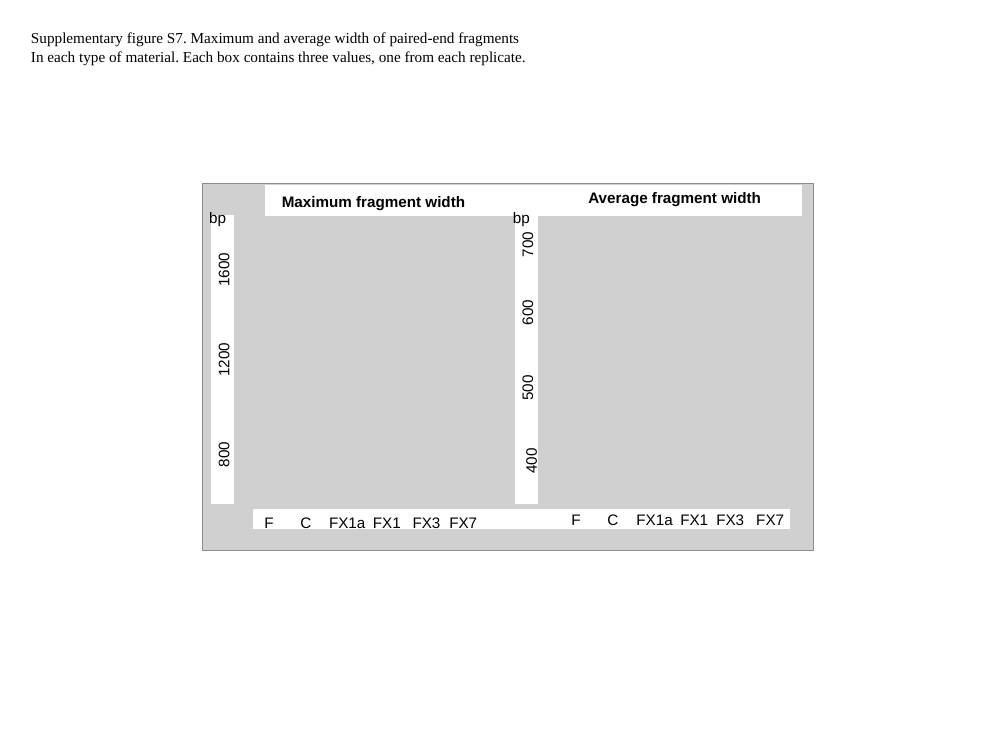
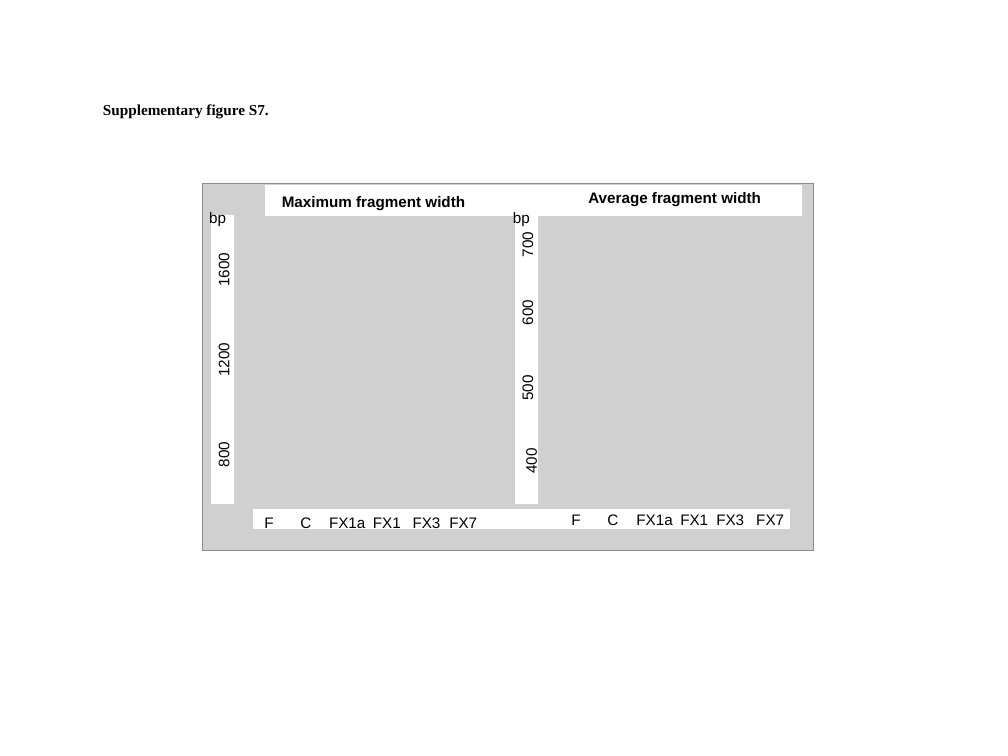
Before and after one commit to jknightlab/ATACseq_pipeline, a slide deck: slide 18 of Core_manuscript/Paper/Figures/ATAC_figures.odp (slide 19 before the commit). Drawn at 1008x756 pixels with LibreOffice and Linux fonts; fonts in the diff are those of the drawing; grey boxes stand for pictures. Boxes give left, top, right and bottom in pixels: in the first picture for what was removed or moved away, otherwise in the second. Text is boxed around its words. In the diff, an @@ line names an element or a change of style, - is before the commit and + after.

Commit message:
main and supplementary figures for the text

```diff
--- a/Core_manuscript/Paper/Figures/ATAC_figures.odp
+++ b/Core_manuscript/Paper/Figures/ATAC_figures.odp
@@ text removed at (x1=31, y1=32, x2=526, y2=65) @@
-Supplementary figure S7. Maximum and average width of paired-end fragments
-In each type of material. Each box contains three values, one from each replicate.
@@ text added at (x1=103, y1=104, x2=269, y2=119), 12 pt, text #000000, bold @@
+Supplementary figure S7.
```
Also in this commit, not shown: 16 other slides changed, 22 slides removed, 1 other file.
